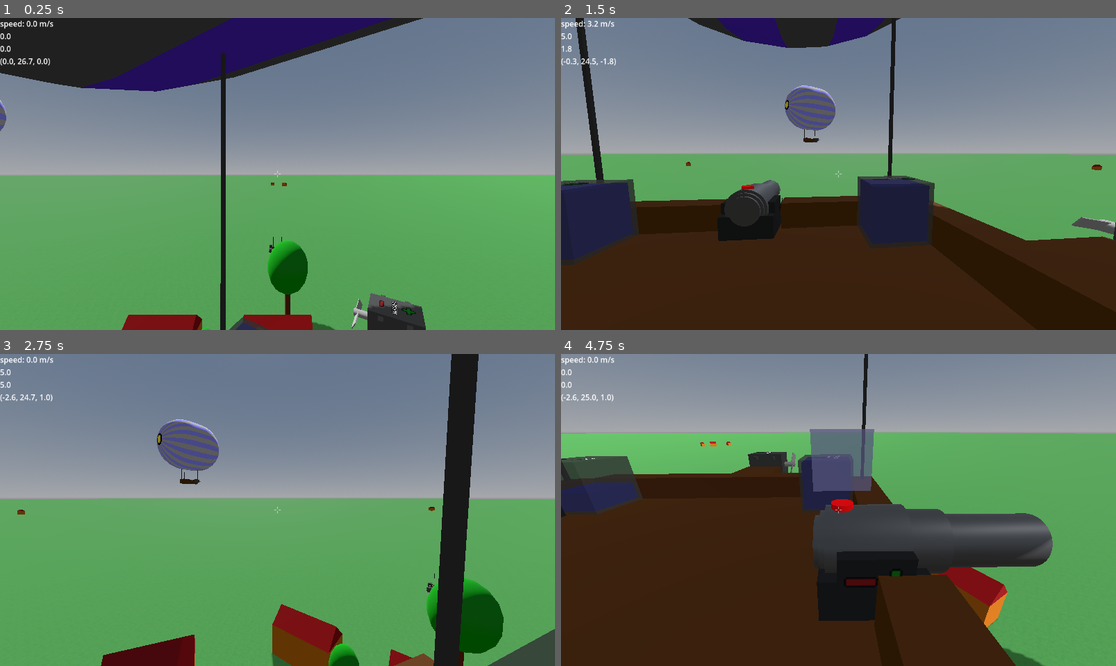
Above: before the commit, frames 1-4 (two rows, left to right).
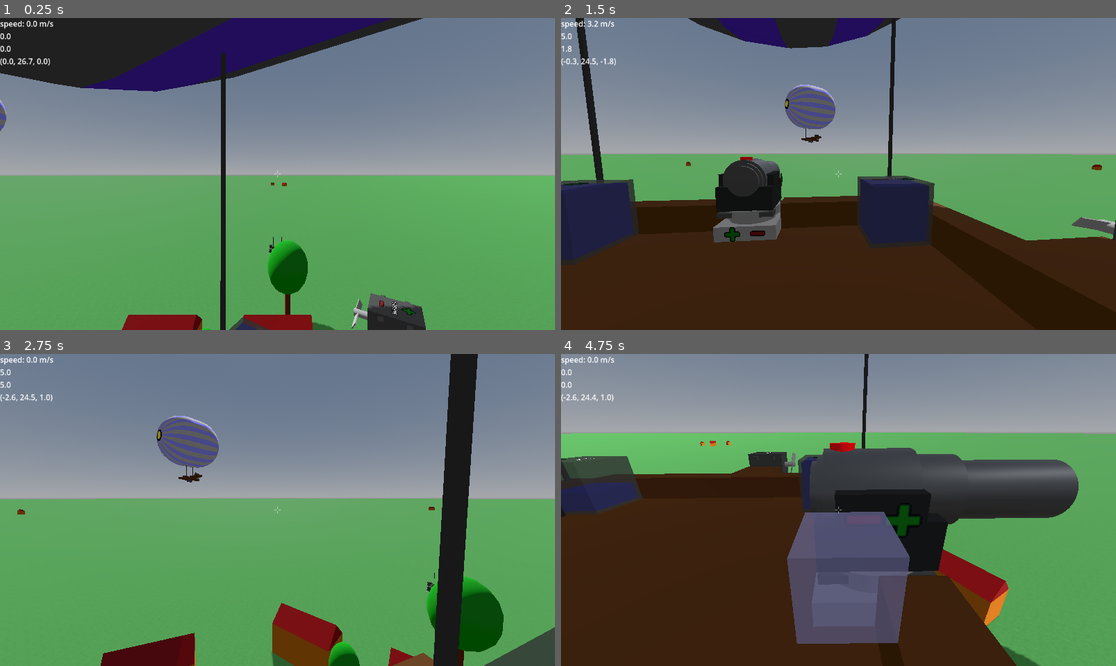
Above: after the commit, the same moments.

Repository: jmdejong/airships
Game: Godot game, scene res://scenes/world.tscn
Two runs of this game, one before a commit and one after it. Both use one fixed random seed, a clock stepped at 60 frames per second and the inputs below.
Inputs (mouse positions are in pixels of both pictures, inside the frame that each line leads up to):
- Up to frame 1 (0.25 s): no input
- Up to frame 2 (1.5 s): move the mouse to (960, 158) at 0.52 s; hold D (right) 0.53-1.28 s; click (960, 158) at 0.6 s; move the mouse to (810, 174) at 1.27 s; hold W (forwards) from 1.28 s (still down); tap Mouse wheel down (rotate_left) at 1.35 s
- Up to frame 3 (2.75 s): keep holding W (forwards); move the mouse to (288, 503) at 2.02 s; tap Mouse wheel up (rotate_right) at 2.1 s
- Up to frame 4 (4.75 s): move the mouse to (832, 516) at 2.77 s; tap Shift (sprint) at 2.85 s; click (832, 516) at 2.92 s; move the mouse to (877, 513) at 3.52 s; tap B (toggle_build) at 3.6 s; release W (forwards) at 4.25 s; drag from (1093, 391) to (755, 432) at 4.27 s

The runs differ from the first frame. In frame 1, less than 0.1% of the frame differs, in the area x 0-76%, y 0-100%; in frame 2, 2.9%; in frame 3, 2.1%; in frame 4, 22%, in the area x 0-95%, y 0-100%.

Commit message:
add rotary tables

Diff:
--- a/code/components/composite.gd
+++ b/code/components/composite.gd
@@ -12,14 +12,16 @@
 var ship: Airship:
 	set(s):
 		for child in get_children():
-			child.ship = s
+			if child is Component:
+				child.ship = s
 		ship = s
 var should_recalculate := false
 
 func _ready() -> void:
 	for child in get_children():
-		child.ship = ship
-		child.changed.connect(recalculate)
+		if child is Component:
+			child.ship = ship
+			child.changed.connect(recalculate)
 	_recalculate()
 
 func physics_properties() -> PhysicsProperties:
@@ -42,7 +44,10 @@
 	if !keep_empty and get_child_count() == 0 and get_parent != null:
 		changed.emit()
 		queue_free()
-	for component: Component in get_children():
+	for child in get_children():
+		if not (child is Component):
+			continue
+		var component: Component = child
 		all_properties.append(component.physics_properties())
 		for force: Force in component.forces():
 			_forces.append(force.transformed(transform))
@@ -51,7 +56,6 @@
 			shape.transform = transform * shape.transform
 			_shapes.append(shape)
 	_physics_properties = PhysicsProperties.combine(all_properties).transformed(transform)
-	prints(self, _physics_properties.volume, _physics_properties.center_of_volume)
 	changed.emit()
 
 func shapes() -> Array[CollisionShape3D]:
@@ -75,8 +79,9 @@
 
 func all_components() -> Array[Component]:
 	var ac: Array[Component] = []
-	for c: Component in get_children():
-		ac.append_array(c.all_components())
+	for c in get_children():
+		if c is Component:
+			ac.append_array(c.all_components())
 	return ac
 
 func connected_components() -> Array[Component]:
--- a/code/components/engine.gd
+++ b/code/components/engine.gd
@@ -11,7 +11,7 @@
 		changed.emit()
 var step: float = 5000
 var max_power: float = 50000
-var min_power: float = -200000
+var min_power: float = -50000
 
 func _ready() -> void:
 	power = power
@@ -19,7 +19,8 @@
 	volume = 0.25
 
 func forces() -> Array[Force]:
-	return [Force.new(%Rotor.position, ($CenterOfMass.position-%Rotor.position).normalized(),  power).transformed(transform)]
+	var direction: Vector3 = ($CenterOfMass.position-%Rotor.position).normalized() * sign(power)
+	return [Force.new(%Rotor.position, direction, abs(power)).transformed(transform)]
 
 func _on_less_pressed() -> void:
 	power = max(power - step, min_power)
--- /dev/null
+++ b/code/components/rotary_table.gd
@@ -0,0 +1,31 @@
+class_name RotaryTable
+extends CompositeComponent
+
+@export var max_rotation: float = 45
+@export var min_rotation: float = -45
+@export var step: float = 5
+var rot: float = 0
+
+
+func _ready() -> void:
+	for child in get_children():
+		if child is Component and child != $Components and child != $Base:
+			remove_child(child)
+			child.transform = $Components.transform.inverse() * child.transform
+			$Components.add_component(child)
+	$Components.ship = ship
+	$Components.changed.connect(recalculate)
+	_recalculate()
+
+func do_rotate(delta: float) -> void:
+	rot = clamp(rot + delta, min_rotation, max_rotation)
+	$Top.rotation_degrees.y = rot
+	$Components.transform = $Top.transform * $Top/Corner.transform
+	prints("rotating to", rot)
+	$Components.recalculate()
+
+func rotate_clockwise() -> void:
+	do_rotate(-5)
+
+func rotate_counterclockwise() -> void:
+	do_rotate(5)
--- a/code/global.gd
+++ b/code/global.gd
@@ -3,3 +3,7 @@
 
 var block_size: float = 0.5
 var block_center: Vector3 = Vector3.ONE * block_size / 2.0
+
+
+func relative_transform(descendant: Node3D, ancestor: Node3D) -> Transform3D:
+	return (ancestor.global_transform.inverse() * descendant.global_transform)
--- a/scenes/button3d.tscn
+++ b/scenes/button3d.tscn
@@ -3,7 +3,7 @@
 [ext_resource type="Script" uid="uid://cuiyitoas3wtg" path="res://code/button3d.gd" id="1_1l3cu"]
 
 [sub_resource type="BoxShape3D" id="BoxShape3D_173dd"]
-size = Vector3(0.4, 0.2, 0.4)
+size = Vector3(0.25, 0.1, 0.25)
 
 [node name="Button3d" type="Area3D"]
 collision_layer = 128
--- a/scenes/components/cannon.tscn
+++ b/scenes/components/cannon.tscn
@@ -35,9 +35,9 @@
 bottom_radius = 0.3
 height = 1.1
 
-[sub_resource type="CylinderShape3D" id="CylinderShape3D_pnn2d"]
-height = 1.95
-radius = 0.3
+[sub_resource type="CapsuleShape3D" id="CapsuleShape3D_pnn2d"]
+radius = 0.25
+height = 2.1
 
 [sub_resource type="BoxMesh" id="BoxMesh_7rtf2"]
 size = Vector3(0.91, 0.4, 0.9)
@@ -46,7 +46,7 @@
 albedo_color = Color(0.133333, 0.133333, 0.133333, 1)
 
 [sub_resource type="BoxMesh" id="BoxMesh_d28oc"]
-size = Vector3(0.6, 0.2, 0.9)
+size = Vector3(0.62, 0.2, 0.9)
 
 [sub_resource type="QuadMesh" id="QuadMesh_yu0wc"]
 size = Vector2(0.25, 0.25)
@@ -117,7 +117,7 @@
 
 [node name="BarrelShape" type="CollisionShape3D" parent="Barrel"]
 transform = Transform3D(-4.37114e-08, -1, 0, 1, -4.37114e-08, 0, 0, 0, 1, 0.5, 0, 0)
-shape = SubResource("CylinderShape3D_pnn2d")
+shape = SubResource("CapsuleShape3D_pnn2d")
 
 [node name="Mount" type="Node3D" parent="."]
 
--- a/scenes/components/engine.tscn
+++ b/scenes/components/engine.tscn
@@ -75,12 +75,34 @@
 skeleton = NodePath("")
 surface_material_override/0 = SubResource("StandardMaterial3D_a57g1")
 
+[node name="Less2" parent="MeshInstance3D" instance=ExtResource("2_au7r5")]
+unique_name_in_owner = true
+transform = Transform3D(4.37114e-08, -3.82137e-15, 1, -8.74228e-08, -1, 0, 1, -8.74228e-08, -4.37114e-08, 0.25, -0.35, 0)
+description = "Decrease power"
+
+[node name="MeshInstance3D" type="MeshInstance3D" parent="MeshInstance3D/Less2"]
+transform = Transform3D(1, 0, 0, 0, 1, 0, 0, 0, 1, 0, 0.00999999, 0)
+mesh = SubResource("QuadMesh_nhv66")
+skeleton = NodePath("")
+surface_material_override/0 = SubResource("StandardMaterial3D_a57g1")
+
 [node name="More" parent="MeshInstance3D" instance=ExtResource("2_au7r5")]
 unique_name_in_owner = true
 transform = Transform3D(1, 0, 0, 0, 1, 0, 0, 0, 1, -0.25, 0.35, 0)
 description = "Increase power"
 
 [node name="MeshInstance3D" type="MeshInstance3D" parent="MeshInstance3D/More"]
+transform = Transform3D(1, 0, 0, 0, 1, 0, 0, 0, 1, 0, 0.01, 0)
+mesh = SubResource("QuadMesh_nhv66")
+skeleton = NodePath("")
+surface_material_override/0 = SubResource("StandardMaterial3D_3fxwf")
+
+[node name="More2" parent="MeshInstance3D" instance=ExtResource("2_au7r5")]
+unique_name_in_owner = true
+transform = Transform3D(1, 0, 0, 0, -1, 8.74228e-08, 0, -8.74228e-08, -1, -0.25, -0.35, 0)
+description = "Increase power"
+
+[node name="MeshInstance3D" type="MeshInstance3D" parent="MeshInstance3D/More2"]
 transform = Transform3D(1, 0, 0, 0, 1, 0, 0, 0, 1, 0, 0.01, 0)
 mesh = SubResource("QuadMesh_nhv66")
 skeleton = NodePath("")
@@ -157,4 +179,6 @@
 shape = SubResource("BoxShape3D_nhv66")
 
 [connection signal="pressed" from="MeshInstance3D/Less" to="." method="_on_less_pressed"]
+[connection signal="pressed" from="MeshInstance3D/Less2" to="." method="_on_less_pressed"]
 [connection signal="pressed" from="MeshInstance3D/More" to="." method="_on_more_pressed"]
+[connection signal="pressed" from="MeshInstance3D/More2" to="." method="_on_more_pressed"]
--- /dev/null
+++ b/scenes/components/rotary_table.tscn
@@ -0,0 +1,125 @@
+[gd_scene load_steps=19 format=3 uid="uid://cckr01vpro7r"]
+
+[ext_resource type="Script" uid="uid://dwfo3sr0wid63" path="res://code/components/rotary_table.gd" id="1_gr85y"]
+[ext_resource type="PackedScene" uid="uid://ffgia4xpcrqh" path="res://scenes/components/composite.tscn" id="2_xvc1r"]
+[ext_resource type="Script" uid="uid://cv4oa72xgm6qh" path="res://code/components/box_component.gd" id="3_xvc1r"]
+[ext_resource type="PackedScene" uid="uid://4ev7n8xin8g8" path="res://scenes/button3d.tscn" id="4_urgvk"]
+[ext_resource type="Texture2D" uid="uid://rsylrmgcr5lb" path="res://textures/more.png" id="5_l5582"]
+[ext_resource type="Texture2D" uid="uid://carh7wcvr4a6b" path="res://textures/less.png" id="6_l5582"]
+[ext_resource type="PackedScene" uid="uid://c80fsqccc2hnu" path="res://scenes/connection.tscn" id="7_y4hrx"]
+
+[sub_resource type="CylinderMesh" id="CylinderMesh_glwy7"]
+height = 0.15
+
+[sub_resource type="BoxMesh" id="BoxMesh_y4hrx"]
+size = Vector3(0.9, 0.08, 0.9)
+
+[sub_resource type="StandardMaterial3D" id="StandardMaterial3D_y4hrx"]
+albedo_color = Color(0.266667, 0.266667, 0.266667, 1)
+
+[sub_resource type="BoxShape3D" id="BoxShape3D_8spdk"]
+size = Vector3(1, 0.5, 1)
+
+[sub_resource type="BoxMesh" id="BoxMesh_8spdk"]
+size = Vector3(1, 0.25, 1)
+
+[sub_resource type="CylinderMesh" id="CylinderMesh_8spdk"]
+top_radius = 0.4
+bottom_radius = 0.4
+height = 0.1
+
+[sub_resource type="QuadMesh" id="QuadMesh_y4hrx"]
+size = Vector2(0.25, 0.25)
+center_offset = Vector3(0, 0.01, 0)
+orientation = 1
+
+[sub_resource type="StandardMaterial3D" id="StandardMaterial3D_7k6a4"]
+transparency = 2
+alpha_scissor_threshold = 0.5
+alpha_antialiasing_mode = 0
+albedo_texture = ExtResource("5_l5582")
+
+[sub_resource type="QuadMesh" id="QuadMesh_7k6a4"]
+size = Vector2(0.25, 0.25)
+center_offset = Vector3(0, 0.01, 0)
+orientation = 1
+
+[sub_resource type="StandardMaterial3D" id="StandardMaterial3D_7u0l6"]
+transparency = 2
+alpha_scissor_threshold = 0.5
+alpha_antialiasing_mode = 0
+albedo_texture = ExtResource("6_l5582")
+
+[sub_resource type="BoxShape3D" id="BoxShape3D_7k6a4"]
+size = Vector3(1, 0.5, 1)
+
+[node name="RotaryTable" type="Node3D"]
+script = ExtResource("1_gr85y")
+
+[node name="Components" parent="." instance=ExtResource("2_xvc1r")]
+unique_name_in_owner = true
+transform = Transform3D(1, 0, 0, 0, 1, 0, 0, 0, 1, 0, 0.5, 0)
+keep_empty = true
+
+[node name="Top" type="Node3D" parent="."]
+transform = Transform3D(1, 0, 0, 0, 1, 0, 0, 0, 1, 0.5, 0.5, 0.5)
+
+[node name="MeshInstance3D" type="MeshInstance3D" parent="Top"]
+transform = Transform3D(1, 0, 0, 0, 1, 0, 0, 0, 1, 0, -0.075, 0)
+mesh = SubResource("CylinderMesh_glwy7")
+
+[node name="MeshInstance3D" type="MeshInstance3D" parent="Top/MeshInstance3D"]
+mesh = SubResource("BoxMesh_y4hrx")
+surface_material_override/0 = SubResource("StandardMaterial3D_y4hrx")
+
+[node name="Corner" type="Node3D" parent="Top"]
+transform = Transform3D(1, 0, 0, 0, 1, 0, 0, 0, 1, -0.5, 0, -0.5)
+
+[node name="Base" type="Node3D" parent="."]
+script = ExtResource("3_xvc1r")
+
+[node name="CollisionShape3D" type="CollisionShape3D" parent="Base"]
+transform = Transform3D(1, 0, 0, 0, 1, 0, 0, 0, 1, 0.5, 0.25, 0.5)
+shape = SubResource("BoxShape3D_8spdk")
+
+[node name="MeshInstance3D" type="MeshInstance3D" parent="Base"]
+transform = Transform3D(1, 0, 0, 0, 1, 0, 0, 0, 1, 0.5, 0.125, 0.5)
+mesh = SubResource("BoxMesh_8spdk")
+skeleton = NodePath("../..")
+
+[node name="MeshInstance3D2" type="MeshInstance3D" parent="Base/MeshInstance3D"]
+transform = Transform3D(1, 0, 0, 0, 1, 0, 0, 0, 1, 0, 0.175, 0)
+mesh = SubResource("CylinderMesh_8spdk")
+
+[node name="Clockwise" parent="Base/MeshInstance3D" instance=ExtResource("4_urgvk")]
+transform = Transform3D(-4.37114e-08, -1, 0, 1, -4.37114e-08, 0, 0, 0, 1, -0.5, 0, -0.2)
+description = "Rotate clockwise"
+
+[node name="MeshInstance3D" type="MeshInstance3D" parent="Base/MeshInstance3D/Clockwise"]
+cast_shadow = 0
+mesh = SubResource("QuadMesh_y4hrx")
+skeleton = NodePath("")
+surface_material_override/0 = SubResource("StandardMaterial3D_7k6a4")
+
+[node name="CounterClockwise" parent="Base/MeshInstance3D" instance=ExtResource("4_urgvk")]
+transform = Transform3D(-4.37114e-08, -1, 0, 1, -4.37114e-08, 0, 0, 0, 1, -0.5, 0, 0.2)
+description = "Rotate counterclockwise"
+
+[node name="MeshInstance3D" type="MeshInstance3D" parent="Base/MeshInstance3D/CounterClockwise"]
+transform = Transform3D(-4.37114e-08, 4.37114e-08, 1, 4.37114e-08, 1, -4.37114e-08, -1, 4.37114e-08, -4.37114e-08, 0, 0, 0)
+cast_shadow = 0
+mesh = SubResource("QuadMesh_7k6a4")
+skeleton = NodePath("")
+surface_material_override/0 = SubResource("StandardMaterial3D_7u0l6")
+
+[node name="Connection" parent="Base" instance=ExtResource("7_y4hrx")]
+
+[node name="CollisionShape3D" type="CollisionShape3D" parent="Base/Connection"]
+transform = Transform3D(1, 0, 0, 0, 1, 0, 0, 0, 1, 0.5, 0.25, 0.5)
+shape = SubResource("BoxShape3D_7k6a4")
+
+[node name="CenterOfMass" type="Node3D" parent="Base"]
+transform = Transform3D(1, 0, 0, 0, 1, 0, 0, 0, 1, 0.5, 0.2, 0.5)
+
+[connection signal="pressed" from="Base/MeshInstance3D/Clockwise" to="." method="rotate_clockwise"]
+[connection signal="pressed" from="Base/MeshInstance3D/CounterClockwise" to="." method="rotate_counterclockwise"]
--- a/scenes/ships/gunboat.tscn
+++ b/scenes/ships/gunboat.tscn
@@ -9,6 +9,7 @@
 [ext_resource type="PackedScene" uid="uid://dmsj4uy2vf3wu" path="res://scenes/components/cannon.tscn" id="7_3nb3f"]
 [ext_resource type="PackedScene" uid="uid://gag3g3ctvxpx" path="res://scenes/components/wood_panel.tscn" id="7_vq8bv"]
 [ext_resource type="PackedScene" uid="uid://bnh82toixngca" path="res://scenes/components/cable.tscn" id="8_iel0n"]
+[ext_resource type="PackedScene" uid="uid://cckr01vpro7r" path="res://scenes/components/rotary_table.tscn" id="8_qrdk5"]
 
 [node name="GunBoat" instance=ExtResource("1_rb74k")]
 
@@ -45,11 +46,14 @@
 [node name="Cannon" parent="Components/Machines" index="7" instance=ExtResource("7_3nb3f")]
 transform = Transform3D(1, 0, 0, 0, 1, 0, 0, 0, 1, 3, 0.5, -2)
 
-[node name="Cannon3" parent="Components/Machines" index="8" instance=ExtResource("7_3nb3f")]
+[node name="Cannon2" parent="Components/Machines" index="8" instance=ExtResource("7_3nb3f")]
+transform = Transform3D(1, 0, 0, 0, 1, 0, 0, 0, 1, 3, 0.5, 1)
+
+[node name="RotaryTable" parent="Components/Machines" index="9" instance=ExtResource("8_qrdk5")]
 transform = Transform3D(-1, 0, 8.74228e-08, 0, 1, 0, -8.74228e-08, 0, -1, -2, 0.5, 0.5)
 
-[node name="Cannon2" parent="Components/Machines" index="9" instance=ExtResource("7_3nb3f")]
-transform = Transform3D(1, 0, 0, 0, 1, 0, 0, 0, 1, 3, 0.5, 1)
+[node name="Cannon3" parent="Components/Machines/RotaryTable" index="3" instance=ExtResource("7_3nb3f")]
+transform = Transform3D(1, 0, -2.13163e-14, 0, 1, 0, 2.13163e-14, 0, 1, 0, 0.5, 0)
 
 [node name="Basket" parent="Components" index="2" instance=ExtResource("3_3nb3f")]
 
--- a/scenes/ships/scout.tscn
+++ b/scenes/ships/scout.tscn
@@ -1,9 +1,10 @@
-[gd_scene load_steps=9 format=3 uid="uid://b7mlj5h04xtu6"]
+[gd_scene load_steps=10 format=3 uid="uid://b7mlj5h04xtu6"]
 
 [ext_resource type="PackedScene" uid="uid://bacp7ifjnlyi6" path="res://scenes/airship.tscn" id="1_2ad0o"]
 [ext_resource type="PackedScene" uid="uid://ffgia4xpcrqh" path="res://scenes/components/composite.tscn" id="3_qcob2"]
 [ext_resource type="PackedScene" uid="uid://37i3vkcqr8ef" path="res://scenes/components/engine.tscn" id="4_b1l47"]
 [ext_resource type="PackedScene" uid="uid://y3r5symbcup6" path="res://scenes/components/ballast.tscn" id="5_v1y55"]
+[ext_resource type="PackedScene" uid="uid://cckr01vpro7r" path="res://scenes/components/rotary_table.tscn" id="6_2ad0o"]
 [ext_resource type="PackedScene" uid="uid://bnh82toixngca" path="res://scenes/components/cable.tscn" id="6_o2rwk"]
 [ext_resource type="PackedScene" uid="uid://b5dw13s3ysqsr" path="res://scenes/components/status_panel.tscn" id="6_tw0le"]
 [ext_resource type="PackedScene" uid="uid://cunwan507e0sg" path="res://scenes/components/smalloon.tscn" id="6_uud2w"]
@@ -13,62 +14,70 @@
 
 [node name="Machines" parent="Components" index="0" instance=ExtResource("3_qcob2")]
 
-[node name="EngineHor" parent="Components/Machines" index="0" instance=ExtResource("4_b1l47")]
-transform = Transform3D(-1, 0, -8.74228e-08, 0, 1, 0, 8.74228e-08, 0, -1, 0.5, 0, -3)
+[node name="StatusPanel" parent="Components/Machines" index="0" instance=ExtResource("6_tw0le")]
+transform = Transform3D(-4.37114e-08, 0, -1, 0, 1, 0, 1, 0, -4.37114e-08, 1.5, 0.5, -0.5)
 
-[node name="EngineHor2" parent="Components/Machines" index="1" instance=ExtResource("4_b1l47")]
-transform = Transform3D(-1, 0, -8.74228e-08, 0, 1, 0, 8.74228e-08, 0, -1, 0.5, 0, 4)
+[node name="Ballast" parent="Components/Machines" index="1" instance=ExtResource("5_v1y55")]
+transform = Transform3D(-4.37114e-08, 0, 1, 0, 1, 0, -1, 0, -4.37114e-08, -0.5, -0.5, 0.5)
+initial_filling = 300.0
 
-[node name="StatusPanel" parent="Components/Machines" index="2" instance=ExtResource("6_tw0le")]
-transform = Transform3D(-4.37114e-08, 0, -1, 0, 1, 0, 1, 0, -4.37114e-08, 2, 0.5, -0.5)
+[node name="RotaryTable" parent="Components/Machines" index="2" instance=ExtResource("6_2ad0o")]
+transform = Transform3D(-1, 0, -8.74228e-08, 0, 1, 0, 8.74228e-08, 0, -1, -1.5, 0.5, 0.5)
 
-[node name="Ballast" parent="Components/Machines" index="3" instance=ExtResource("5_v1y55")]
-transform = Transform3D(-4.37114e-08, 0, 1, 0, 1, 0, -1, 0, -4.37114e-08, -2, 0, 0.5)
-initial_filling = 400.0
+[node name="EngineHor" parent="Components/Machines/RotaryTable" index="3" instance=ExtResource("4_b1l47")]
+transform = Transform3D(1, 8.74228e-08, 8.74228e-08, -8.74228e-08, -4.37114e-08, 1, 8.74228e-08, -1, -4.37114e-08, -5.96046e-08, 0.5, 1)
 
 [node name="Basket" parent="Components" index="1" instance=ExtResource("3_qcob2")]
 
 [node name="BigFloor" parent="Components/Basket" index="0" instance=ExtResource("8_pvp6t")]
-transform = Transform3D(1, 0, 0, 0, 1, 0, 0, 0, 1, -1, 0, -1)
-size = Vector3(3, 0.5, 2)
+transform = Transform3D(1, 0, 0, 0, 1, 0, 0, 0, 1, 0.5, 0, -1)
+size = Vector3(1, 0.5, 2)
 
 [node name="WoodPanel5" parent="Components/Basket" index="1" instance=ExtResource("8_pvp6t")]
-transform = Transform3D(1, 0, 0, 0, 1, 0, 0, 0, 1, 0.5, 0.5, -1)
-size = Vector3(1.5, 0.5, 0.5)
+transform = Transform3D(1, 0, 0, 0, 1, 0, 0, 0, 1, -0.5, 0, -1.5)
+size = Vector3(1, 0.5, 1)
 
-[node name="WoodPanel6" parent="Components/Basket" index="2" instance=ExtResource("8_pvp6t")]
-transform = Transform3D(1, 0, 0, 0, 1, 0, 0, 0, 1, 0.5, 0.5, 0.5)
-size = Vector3(1.5, 0.5, 0.5)
+[node name="WoodPanel7" parent="Components/Basket" index="2" instance=ExtResource("8_pvp6t")]
+transform = Transform3D(1, 0, 0, 0, 1, 0, 0, 0, 1, -1, 0, -1)
+size = Vector3(0.5, 0.5, 2)
 
-[node name="WoodPanel" parent="Components/Basket" index="3" instance=ExtResource("8_pvp6t")]
-transform = Transform3D(1, 0, 0, 0, 1, 0, 0, 0, 1, -2, 0.5, -1)
-size = Vector3(1.5, 0.5, 0.5)
+[node name="WoodPanel8" parent="Components/Basket" index="3" instance=ExtResource("8_pvp6t")]
+transform = Transform3D(1, 0, 0, 0, 1, 0, 0, 0, 1, -2.5, 0, -0.5)
+size = Vector3(1.5, 0.5, 1)
 
-[node name="WoodPanel2" parent="Components/Basket" index="4" instance=ExtResource("8_pvp6t")]
-transform = Transform3D(1, 0, 0, 0, 1, 0, 0, 0, 1, -2, 0.5, 0.5)
-size = Vector3(1.5, 0.5, 0.5)
+[node name="WoodPanel6" parent="Components/Basket" index="4" instance=ExtResource("8_pvp6t")]
+transform = Transform3D(1, 0, 0, 0, 1, 0, 0, 0, 1, -0.5, 0, 0.5)
+size = Vector3(1, 0.5, 1)
 
-[node name="RightWing" parent="Components/Basket" index="5" instance=ExtResource("8_pvp6t")]
-transform = Transform3D(1, 0, 0, 0, 1, 0, 0, 0, 1, -0.5, 0, 1)
-size = Vector3(1, 0.5, 2)
+[node name="WoodPanel" parent="Components/Basket" index="5" instance=ExtResource("8_pvp6t")]
+transform = Transform3D(1, 0, 0, 0, 1, 0, 0, 0, 1, -1.5, 0.5, -1)
+size = Vector3(1, 0.5, 0.5)
 
-[node name="LeftWing" parent="Components/Basket" index="6" instance=ExtResource("8_pvp6t")]
-transform = Transform3D(1, 0, 0, 0, 1, 0, 0, 0, 1, -0.5, 0, -3)
-size = Vector3(1, 0.5, 2)
+[node name="WoodPanel2" parent="Components/Basket" index="6" instance=ExtResource("8_pvp6t")]
+transform = Transform3D(1, 0, 0, 0, 1, 0, 0, 0, 1, -1.5, 0.5, 0.5)
+size = Vector3(1, 0.5, 0.5)
+
+[node name="RightWing" parent="Components/Basket" index="7" instance=ExtResource("8_pvp6t")]
+transform = Transform3D(1, 0, 0, 0, 1, 0, 0, 0, 1, -0.5, 0.5, 1)
+size = Vector3(1, 0.5, 4)
+
+[node name="LeftWing" parent="Components/Basket" index="8" instance=ExtResource("8_pvp6t")]
+transform = Transform3D(1, 0, 0, 0, 1, 0, 0, 0, 1, -0.5, 0.5, -5)
+size = Vector3(1, 0.5, 4)
 
 [node name="Rigging" parent="Components" index="2" instance=ExtResource("3_qcob2")]
 
 [node name="Cable" parent="Components/Rigging" index="0" instance=ExtResource("6_o2rwk")]
-transform = Transform3D(1, 0, 0, 0, 1, 0, 0, 0, 1, 1.5, 1, -1)
+transform = Transform3D(1, 0, 0, 0, 1, 0, 0, 0, 1, 1, 0.5, -1)
 
 [node name="Cable2" parent="Components/Rigging" index="1" instance=ExtResource("6_o2rwk")]
-transform = Transform3D(1, 0, 0, 0, 1, 0, 0, 0, 1, 1.5, 1, 0.5)
+transform = Transform3D(1, 0, 0, 0, 1, 0, 0, 0, 1, 1, 0.5, 0.5)
 
 [node name="Cable3" parent="Components/Rigging" index="2" instance=ExtResource("6_o2rwk")]
-transform = Transform3D(1, 0, 0, 0, 1, 0, 0, 0, 1, -2, 1, -1)
+transform = Transform3D(1, 0, 0, 0, 1, 0, 0, 0, 1, -1.5, 1, -1)
 
 [node name="Cable4" parent="Components/Rigging" index="3" instance=ExtResource("6_o2rwk")]
-transform = Transform3D(1, 0, 0, 0, 1, 0, 0, 0, 1, -2, 1, 0.5)
+transform = Transform3D(1, 0, 0, 0, 1, 0, 0, 0, 1, -1.5, 1, 0.5)
 
 [node name="Smalloon" parent="Components" index="3" instance=ExtResource("6_uud2w")]
 transform = Transform3D(1, 0, 0, 0, 1, 0, 0, 0, 1, 0, 9.5, 0)
Not shown, added: code/components/rotary_table.gd.uid
Not shown: 1 places in scenes/ships/gunboat.tscn that only renumber resources
